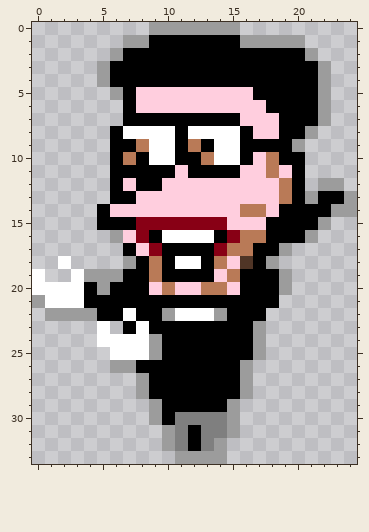
Two states of a pixel-art sprite, sprites/Suspicious/spr_cutscene_14_spamton_grab_0.png. The picture above was drawn from the file before the commit.
The file is 25x34 pixels.
The result:
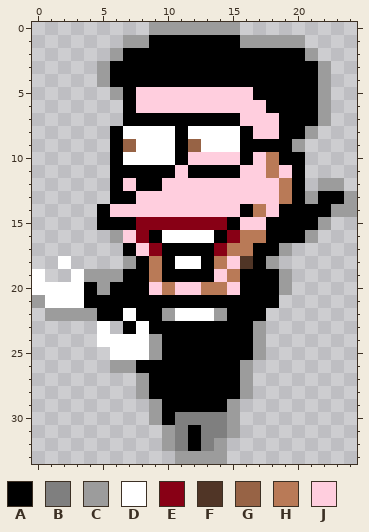
Palette (. is transparent): A #000000  B #7f7f7f  C #9c9c9c  D #ffffff  E #880015  F #503526  G #976345  H #b97a57  J #ffcede
What changed:
@@ x 5..17 @@
  8 .ADDDDADDDDAJ
- 9 .AAHDDAHADDAA
-10 .AHADDAAHDDAJ
+ 9 .AGDDDAGDDDAA
+10 .ADDDDAJJJJAJ
 11 .AAAAAJAAAAJJ
@@ x 13..18 @@
 13 JJJJJJ
-14 JJJHHJ
-15 EEJJJA
+14 JJJAHJ
+15 EEAJJA
 16 DAEHHA
Pixel boxes of the changes (left, top, right, bottom) in both pictures:
changed: (123, 139, 149, 165)
changed: (188, 139, 253, 230)
